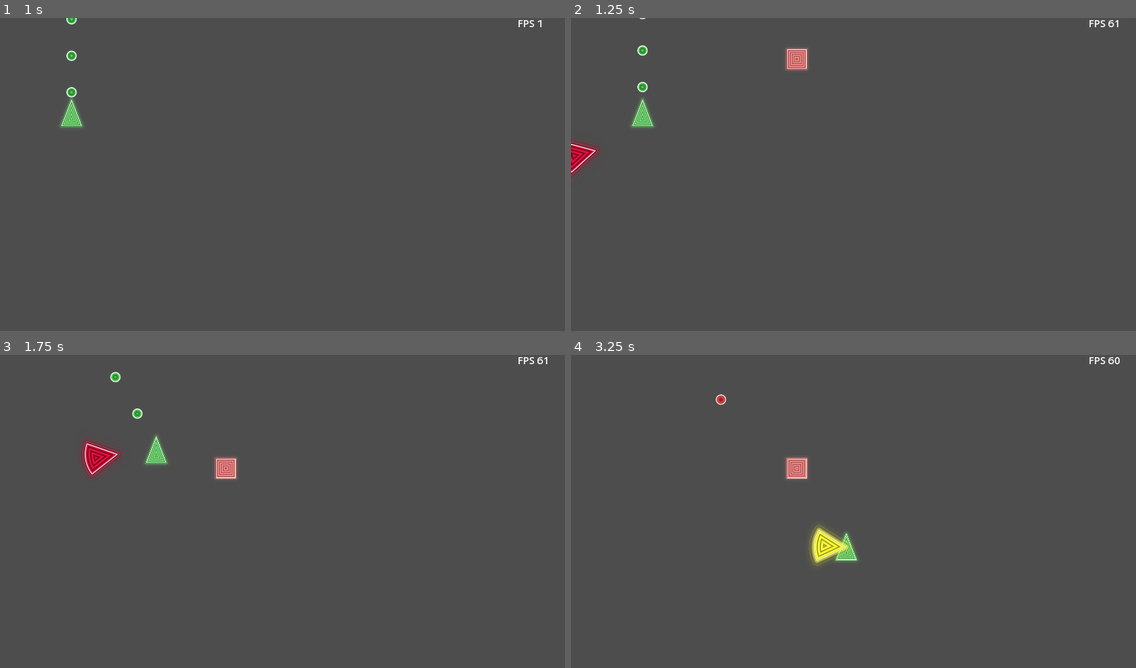
Above: before the commit, frames 1-4 (two rows, left to right).
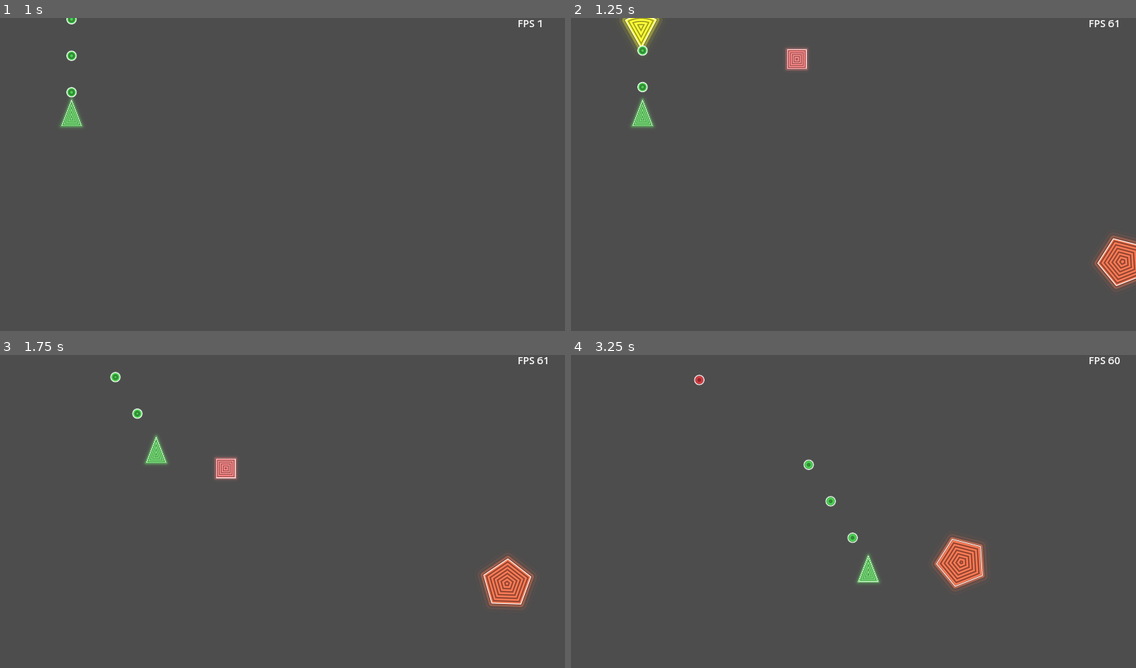
Above: after the commit, the same moments.

Repository: samsvp/godot-small-games
Game: Godot game, scene res://Scenes/main_menu.tscn
Same seed, same stepped clock (60 frames per second), same inputs: the game is played once before the commit and once after it.
Inputs:
- Up to frame 1 (1 s): click "SPACE SHOOTER" at 0.5 s
- Up to frame 2 (1.25 s): no input
- Up to frame 3 (1.75 s): tap Enter at 1.25 s; hold Right (ui_right) from 1.28 s (still down); tap P at 1.35 s
- Up to frame 4 (3.25 s): release Right (ui_right) at 2.03 s; hold Down (ui_down) 2.03-2.78 s; tap R at 2.1 s; hold Right (ui_right) from 2.78 s (still down); tap P at 2.85 s

Frame 1 is identical in both runs. In frame 2, 1.7% of the frame differs, in the area x 0-100%, y 0-87%; in frame 3, 1.6%; in frame 4, 2.7%, in the area x 21-74%, y 6-76%.

Commit message:
Added Shotgunner enemy

Diff:
--- /dev/null
+++ b/Scenes/SpaceShooter/enemy_shotgunner.tscn
@@ -0,0 +1,49 @@
+[gd_scene load_steps=8 format=3 uid="uid://dumkome4htpm5"]
+
+[ext_resource type="Script" path="res://Scripts/SpaceShooter/enemy_shotgunner.gd" id="1_qs3to"]
+[ext_resource type="Shader" path="res://Shaders/SpaceShooter/enemy_shotgunner.gdshader" id="2_liein"]
+[ext_resource type="Texture2D" uid="uid://ca2ut0ltvmq6m" path="res://Sprites/white.png" id="3_8luch"]
+[ext_resource type="Shader" path="res://Shaders/SpaceShooter/bullet.gdshader" id="4_yx5c4"]
+[ext_resource type="Script" path="res://Scripts/SpaceShooter/char_bullets.gd" id="5_rhx0d"]
+
+[sub_resource type="ShaderMaterial" id="ShaderMaterial_fh1g1"]
+resource_local_to_scene = true
+shader = ExtResource("2_liein")
+shader_parameter/color = Vector3(1, 1, 1)
+
+[sub_resource type="ShaderMaterial" id="ShaderMaterial_djmw8"]
+shader = ExtResource("4_yx5c4")
+shader_parameter/bullet_color = null
+
+[node name="EnemyShotgunner" type="Area2D"]
+collision_layer = 3
+collision_mask = 2
+script = ExtResource("1_qs3to")
+color = Color(0.901961, 0.427451, 0.298039, 1)
+
+[node name="CollisionPolygon2D" type="CollisionPolygon2D" parent="."]
+polygon = PackedVector2Array(0, 38, 35, 12, 21, -31, -23, -31, -38, 12)
+
+[node name="Sprite2D" type="Sprite2D" parent="."]
+unique_name_in_owner = true
+material = SubResource("ShaderMaterial_fh1g1")
+texture = ExtResource("3_8luch")
+
+[node name="ShootTimer" type="Timer" parent="."]
+unique_name_in_owner = true
+
+[node name="EnemyBullets" type="Node2D" parent="."]
+unique_name_in_owner = true
+material = SubResource("ShaderMaterial_djmw8")
+script = ExtResource("5_rhx0d")
+BULLET_COUNT = 50
+speed = 300.0
+sprite_scale = 0.15
+bullet_color = Color(0.901961, 0.427451, 0.298039, 1)
+
+[node name="HitTimer" type="Timer" parent="."]
+unique_name_in_owner = true
+
+[connection signal="body_shape_entered" from="." to="." method="_on_body_shape_entered"]
+[connection signal="timeout" from="ShootTimer" to="." method="_on_shoot_timer_timeout"]
+[connection signal="timeout" from="HitTimer" to="." method="_on_hit_timer_timeout"]
--- a/Scenes/SpaceShooter/space_shooter_main.tscn
+++ b/Scenes/SpaceShooter/space_shooter_main.tscn
@@ -1,10 +1,11 @@
-[gd_scene load_steps=7 format=3 uid="uid://dpct0227dtx21"]
+[gd_scene load_steps=8 format=3 uid="uid://dpct0227dtx21"]
 
 [ext_resource type="Script" path="res://Scripts/SpaceShooter/space_shooter_main.gd" id="1_8qakj"]
 [ext_resource type="PackedScene" uid="uid://danp3jjirvbv5" path="res://Scenes/SpaceShooter/player.tscn" id="1_y6e5n"]
 [ext_resource type="PackedScene" uid="uid://bhgfdhcrf3d5m" path="res://Scenes/SpaceShooter/spinner_enemy.tscn" id="3_15ira"]
 [ext_resource type="PackedScene" uid="uid://b42404uct88ed" path="res://Scenes/SpaceShooter/basic_enemy.tscn" id="4_fkank"]
 [ext_resource type="PackedScene" uid="uid://1iqg6ubotj6c" path="res://Scenes/SpaceShooter/enemy_kamikaze.tscn" id="4_laqul"]
+[ext_resource type="PackedScene" uid="uid://dumkome4htpm5" path="res://Scenes/SpaceShooter/enemy_shotgunner.tscn" id="5_la1ee"]
 [ext_resource type="PackedScene" uid="uid://b0qn2h43jf3sk" path="res://Scenes/fps_counter.tscn" id="6_jdxeq"]
 
 [node name="SpaceShooterMain" type="Node2D"]
@@ -12,6 +13,7 @@
 basic_enemy_scene = ExtResource("4_fkank")
 spin_enemy_scene = ExtResource("3_15ira")
 kamikaze_enemy_scene = ExtResource("4_laqul")
+shotgunner_enemy_scene = ExtResource("5_la1ee")
 
 [node name="Player" parent="." node_paths=PackedStringArray("EnemiesNode") instance=ExtResource("1_y6e5n")]
 unique_name_in_owner = true
@@ -38,6 +40,10 @@
 [node name="KamikazeEnemyTimer" type="Timer" parent="Timers"]
 unique_name_in_owner = true
 
+[node name="ShotgunnerEnemyTimer" type="Timer" parent="Timers"]
+unique_name_in_owner = true
+
 [connection signal="timeout" from="Timers/BasicEnemyTimer" to="." method="_on_basic_enemy_timer_timeout"]
 [connection signal="timeout" from="Timers/RotatingEnemyTimer" to="." method="_on_rotating_enemy_timer_timeout"]
 [connection signal="timeout" from="Timers/KamikazeEnemyTimer" to="." method="_on_kamikaze_enemy_timer_timeout"]
+[connection signal="timeout" from="Timers/ShotgunnerEnemyTimer" to="." method="_on_shotgunner_enemy_timer_timeout"]
--- a/Scripts/SpaceShooter/Character.gd
+++ b/Scripts/SpaceShooter/Character.gd
@@ -18,3 +18,9 @@
 		kill_func.call()
 	character.hit_timer.start(0.1)
 	return current_health
+
+
+static func look_towards(target: Vector2, character: Area2D,
+						 delta: float) -> float:
+	var angle := target.angle() - PI / 2
+	return lerp_angle(character.rotation, angle, 10 * delta)
--- a/Scripts/SpaceShooter/Enemy.gd
+++ b/Scripts/SpaceShooter/Enemy.gd
@@ -4,6 +4,17 @@
 static func physics_process(enemy: Area2D):
 	if enemy.bullets.stop and enemy.bullets.bullet_array.n_bullets == 0:
 		enemy.queue_free()
+
+
+static func spawn_location() -> Vector2:
+	var position: Vector2
+	if randf() < 0.5:
+		position.x = randi_range(50, Manager.screen_width - 50)
+		position.y = 0 if randf() < 0.5 else Manager.screen_height
+	else:
+		position.x = 0 if randf() < 0.5 else Manager.screen_width
+		position.y = randi_range(50, Manager.screen_height - 50)
+	return position
 
 
 ## Marks the body shape as sleeping and returns the enemy's health after
--- a/Scripts/SpaceShooter/basic_enemy.gd
+++ b/Scripts/SpaceShooter/basic_enemy.gd
@@ -27,10 +27,9 @@
 	self.target = Vector2(self.position.x, Manager.screen_height / 2)
 	self.height_offset = randf_range(-100, 100)
 	self.smaterial.set_shader_parameter("color", color)
-	shoot_timer.start(1)
+	self.shoot_timer.start(1)
 
 
-# Called every frame. 'delta' is the elapsed time since the previous frame.
 func _physics_process(delta):
 	Enemy.physics_process(self)
 	if self.position.y > Manager.screen_height / 2 + height_offset:
--- a/Scripts/SpaceShooter/enemy_kamikaze.gd
+++ b/Scripts/SpaceShooter/enemy_kamikaze.gd
@@ -9,19 +9,14 @@
 @onready var sprite2d: Sprite2D = %Sprite2D
 @onready var smaterial: Material = %Sprite2D.material
 
-var Player := CharacterBody2D
+var Player: Node2D
 
 
 # Called when the node enters the scene tree for the first time.
 func _ready():
 	self.speed = abs(randfn(1.0, 0.2) * self.speed)
 	self.smaterial.set_shader_parameter("color", color)
-	if randf() < 0.5:
-		self.position.x = randi_range(50, Manager.screen_width - 50)
-		self.position.y = 0 if randf() < 0.5 else Manager.screen_height
-	else:
-		self.position.x = 0 if randf() < 0.5 else Manager.screen_width
-		self.position.y = randi_range(50, Manager.screen_height - 50)
+	self.position = Enemy.spawn_location()
 
 
 func _physics_process(delta):
@@ -29,8 +24,7 @@
 		return
 
 	var target := Player.position - self.position
-	var angle := target.angle() - PI / 2
-	self.rotation = lerp_angle(self.rotation, angle, 10 * delta)
+	self.rotation = SpaceShooterChar.look_towards(target, self, delta)
 	self.position = SpaceShooterChar.move(
 		self.position, target, speed, delta
 	)
--- /dev/null
+++ b/Scripts/SpaceShooter/enemy_shotgunner.gd
@@ -0,0 +1,66 @@
+extends Area2D
+
+@export var shooting_period := 1.0
+@export var current_health := 6
+@export var speed: float = 150
+@export var color := Color(0.95, 0.5, 0.5)
+@export var hit_color := Color(1.0, 1.0, 0.2)
+
+@onready var shoot_timer := %ShootTimer
+@onready var hit_timer := %HitTimer
+@onready var bullets: CharBullet = %EnemyBullets
+@onready var sprite2d: Sprite2D = %Sprite2D
+@onready var smaterial: Material = %Sprite2D.material
+@onready var collision_shape2d:CollisionPolygon2D = $CollisionPolygon2D
+
+var radius_offset: float
+var Player: Node2D
+var is_shooting := false
+
+# Called when the node enters the scene tree for the first time.
+func _ready():
+	var offset:float = 0.03 * Vector2(Manager.screen_height,
+							   Manager.screen_width).length_squared()
+	self.radius_offset = randfn(offset, 0.1 * offset)
+	self.smaterial.set_shader_parameter("color", color)
+	self.position = Enemy.spawn_location()
+
+
+func _physics_process(delta):
+	if Player == null:
+		return
+
+	var target := Player.position - self.position
+	var t_length = target.length_squared()
+	self.rotation = SpaceShooterChar.look_towards(target, self, delta)
+	if self.is_shooting:
+		return
+	if t_length > radius_offset:
+		self.position = SpaceShooterChar.move(
+			self.position, target, speed, delta
+		)
+	elif t_length < 0.8 * radius_offset:
+		self.position = SpaceShooterChar.move(
+			self.position, -target, speed, delta
+		)
+	else:
+		self.shoot_timer.start(self.shooting_period)
+		self.is_shooting = true
+
+func _on_body_shape_entered(body_rid, body, body_shape_index, local_shape_index):
+	self.current_health = Enemy.on_body_shape_entered(body_rid, 1, self)
+
+
+func _on_shoot_timer_timeout():
+	# 10 degrees
+	var rot_offset := 0.174533
+	for i in range(6):
+		self.bullets.shoot(
+			self.position,
+			Vector2(0.5, 1.0).normalized().rotated(self.rotation + i * rot_offset))
+
+	self.is_shooting = false
+
+
+func _on_hit_timer_timeout():
+	Enemy.hit_timeout(self)
--- a/Scripts/SpaceShooter/player.gd
+++ b/Scripts/SpaceShooter/player.gd
@@ -117,6 +117,7 @@
 	PhysicsServer2D.body_set_state(
 		body_rid, PhysicsServer2D.BODY_STATE_SLEEPING, true
 	)
+	self.take_damage(1)
 
 
 func _on_p_bullet_timer_timeout():
--- a/Scripts/SpaceShooter/space_shooter_main.gd
+++ b/Scripts/SpaceShooter/space_shooter_main.gd
@@ -3,10 +3,12 @@
 @export var basic_enemy_scene: PackedScene
 @export var spin_enemy_scene: PackedScene
 @export var kamikaze_enemy_scene: PackedScene
+@export var shotgunner_enemy_scene: PackedScene
 
 @onready var basic_enemy_timer := %BasicEnemyTimer
 @onready var spin_enemy_timer := %RotatingEnemyTimer
 @onready var kamikaze_enemy_timer := %KamikazeEnemyTimer
+@onready var shotgunner_enemy_timer := %ShotgunnerEnemyTimer
 @onready var Player := %Player
 @onready var EnemiesNode := %Enemies
 
@@ -16,6 +18,7 @@
 	self.basic_enemy_timer.start(0.5)
 	self.spin_enemy_timer.start(10)
 	self.kamikaze_enemy_timer.start(0.5)
+	self.shotgunner_enemy_timer.start(0.5)
 
 
 func remove_basic_enemy() -> void:
@@ -47,3 +50,9 @@
 	self.spawn_enemy(
 		6.0, 10.0, self.kamikaze_enemy_timer, self.kamikaze_enemy_scene
 	)
+
+
+func _on_shotgunner_enemy_timer_timeout():
+	spawn_enemy(
+		6.0, 10.0, self.shotgunner_enemy_timer, self.shotgunner_enemy_scene
+	)
--- /dev/null
+++ b/Shaders/SpaceShooter/enemy_shotgunner.gdshader
@@ -0,0 +1,31 @@
+shader_type canvas_item;
+
+
+uniform vec3 color = vec3(1.0);
+
+
+float sdf_pentagon(vec2 p, float r )
+{
+	const vec3 k = vec3(0.809016994,0.587785252,0.726542528);
+	p.x = abs(p.x);
+	p -= 2.0 * min( dot( vec2(-k.x,k.y), p ), 0.0 ) * vec2(-k.x,k.y);
+	p -= 2.0 * min( dot( vec2( k.x,k.y), p ), 0.0 ) * vec2( k.x,k.y);
+	p -= vec2( clamp( p.x, -r*k.z, r*k.z ), r );
+	return length(p) * sign(p.y);
+}
+
+
+void fragment()
+{
+	float x = 2.0 * (UV.x - 0.5);
+	float y = 2.0 * (0.5 - UV.y);
+	vec2 uv = vec2(x, y);
+
+	float d = sdf_pentagon( uv, 0.5);
+	float alpha = pow(1.0 - d, 15.0);
+	vec3 col = color;
+	col *= 0.9 + 0.3 * cos(80.0 * d + TIME);
+	col = mix( col, vec3(1.0), 1.0-smoothstep(0.0,0.02,abs(d)) );
+
+	COLOR = vec4(col, alpha);
+}
